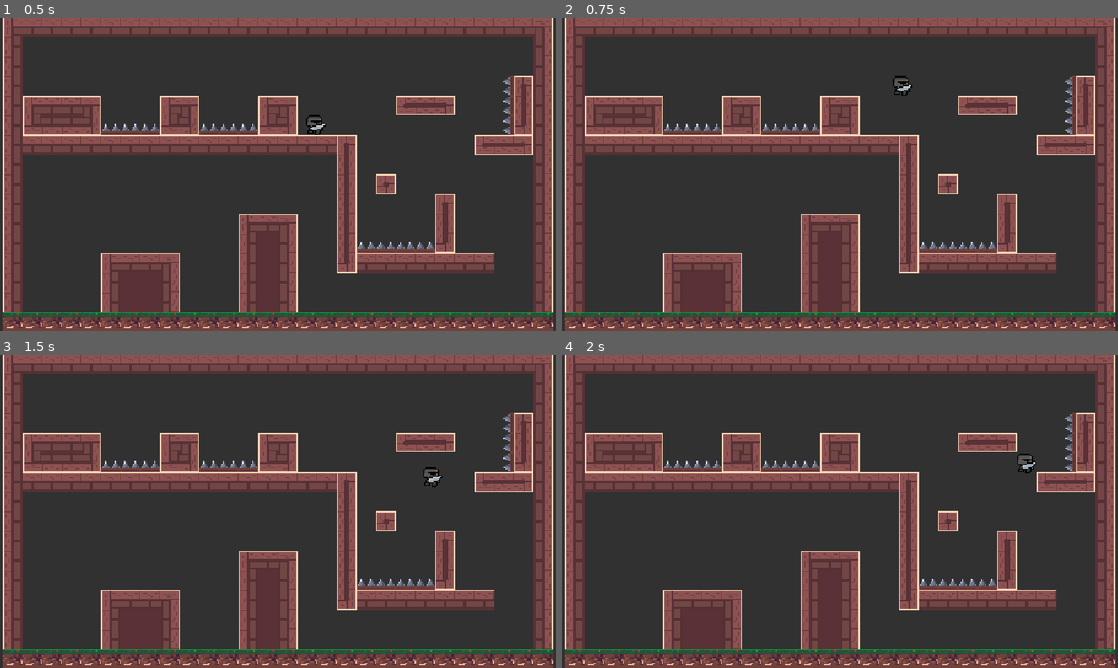
Above: before the commit, frames 1-4 (two rows, left to right).
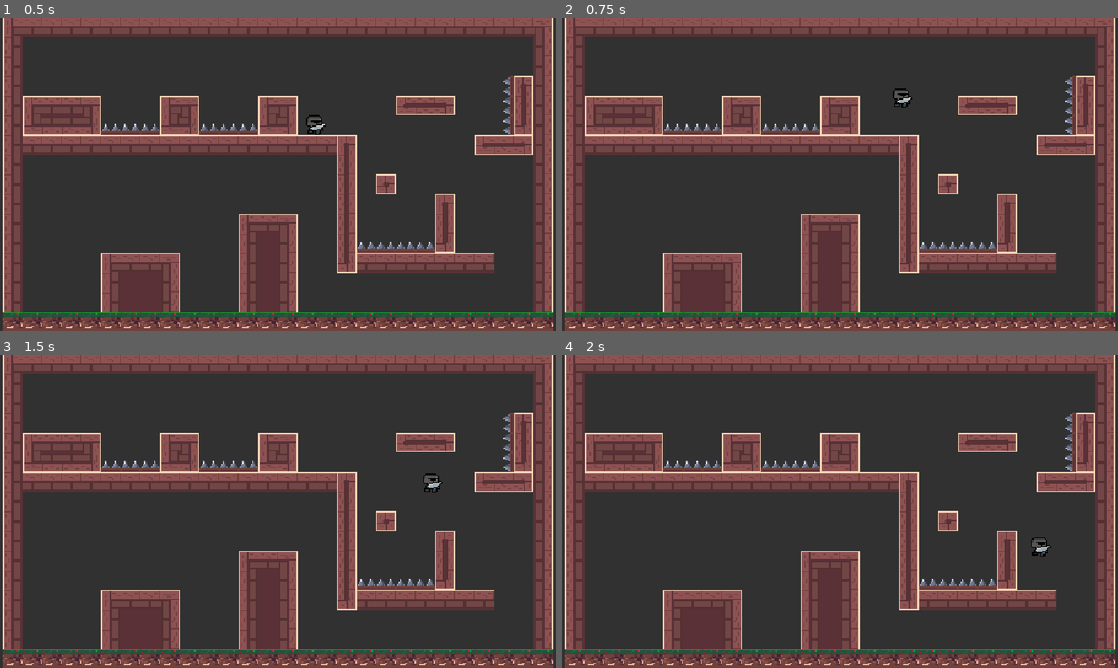
Above: after the commit, the same moments.

Repository: Marcausente/KnightGame2DGodot
Game: Godot game, scene res://Escenas/escena_principal/escena_principal.tscn
Two runs of this game, one before a commit and one after it. Both use one fixed random seed, a clock stepped at 60 frames per second and the inputs below.
Inputs:
- Up to frame 1 (0.5 s): no input
- Up to frame 2 (0.75 s): tap Enter (ui_accept) at 0.5 s; hold Right (ui_right) from 0.53 s (still down); hold Enter (ui_accept) from 0.53 s (still down)
- Up to frame 3 (1.5 s): keep holding Right (ui_right); release Enter (ui_accept) at 1.28 s; tap Enter (ui_accept) at 1.35 s
- Up to frame 4 (2 s): keep holding Right (ui_right); tap Enter (ui_accept) at 1.52, 1.82 s

Frame 1 is identical in both runs. In frame 2, 0.3% of the frame differs, in the area x 59-63%, y 18-29%; in frame 3, 0.2%; in frame 4, 0.3%, in the area x 81-88%, y 31-65%.

Commit message:
FEAT: Sistema de doble salto

Diff:
--- a/Escenas/personaje/personaje.gd
+++ b/Escenas/personaje/personaje.gd
@@ -2,6 +2,7 @@
 
 var _speed: float = 100.00
 var _jump: float = -200.0
+var contador_salto: int = 2
 
 func _ready(): #Al iniciar el script se ejecuta esta funcion
 	inicio_funcion_test()
@@ -26,6 +27,10 @@
 		velocity.x = 0
 
 func movimiento_vertical(delta, jump):
+	if is_on_floor():
+		contador_salto = 2
 	velocity += get_gravity() * delta #Lo mismo que poner velocity = velocity + get_gravity(), le sumas el valor de la gravedad a la variable velocity
-	if Input.is_action_pressed("ui_accept"):
+	if Input.is_action_just_pressed("ui_accept") and contador_salto > 0:
 		velocity.y = jump
+		contador_salto = contador_salto-1
+		print(contador_salto)
